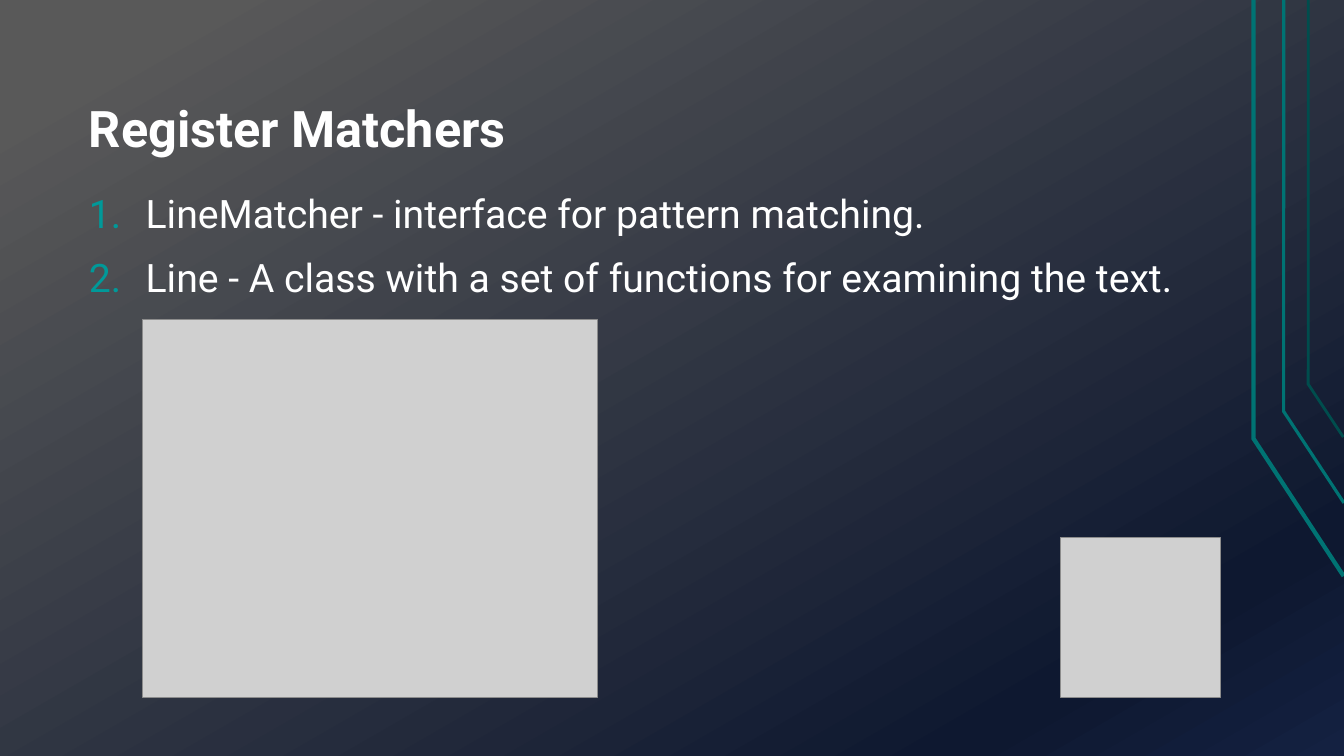
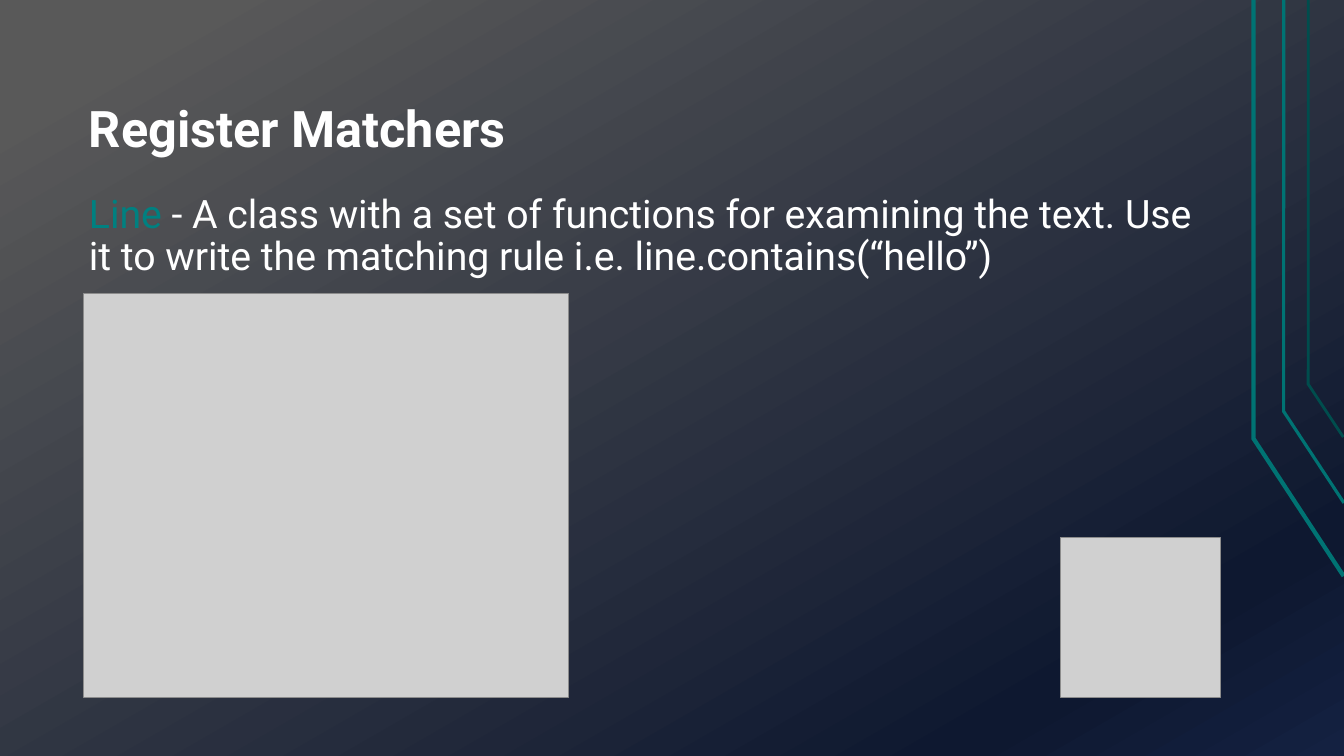
Before and after one commit to TechnionTDK/jbs-text2json, a slide deck: slide 10 of Text2Json.pptx (slide 4 before the commit). Drawn at 1344x756 pixels with LibreOffice and Linux fonts; fonts in the diff are those of the drawing; grey boxes stand for pictures. Boxes give left, top, right and bottom in pixels: in the first picture for what was removed or moved away, otherwise in the second. Text is boxed around its words. In the diff, an @@ line names an element or a change of style, - is before the commit and + after.

Commit message:
ppt v3

```diff
--- a/Text2Json.pptx
+++ b/Text2Json.pptx
@@ text at (x1=89, y1=198, x2=1191, y2=279): text changed @@
-1. LineMatcher - interface for pattern matching.
-2. Line - A class with a set of functions for examining the text.
+Line - A class with a set of functions for examining the text. Use it to write the matching rule i.e. line.contains(“hello”)
@@ picture resized from (x1=142, y1=320, x2=597, y2=698) to (x1=84, y1=294, x2=569, y2=698) @@
```
Also in this commit, not shown: 7 other slides changed, 5 slides added, 1 slide removed.
